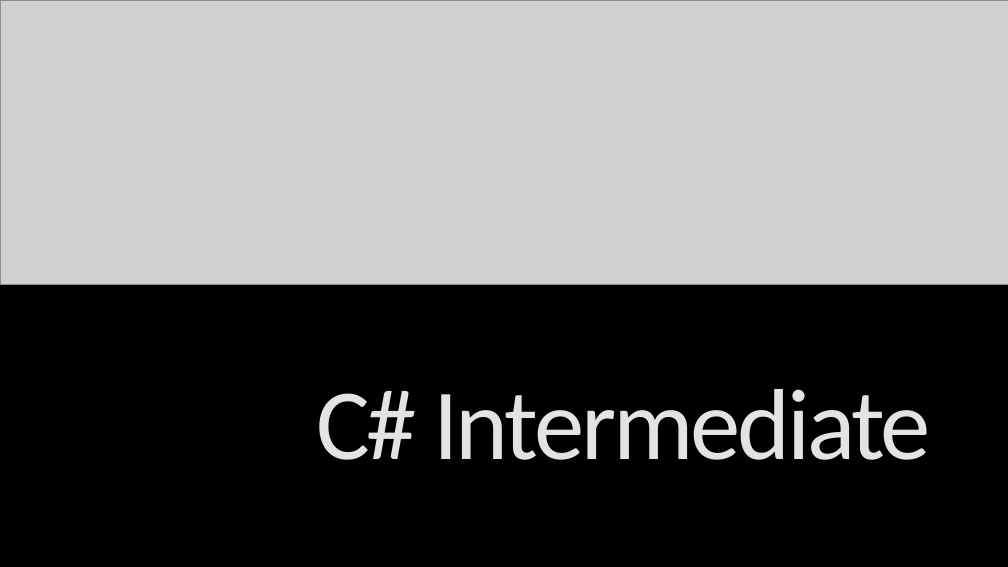
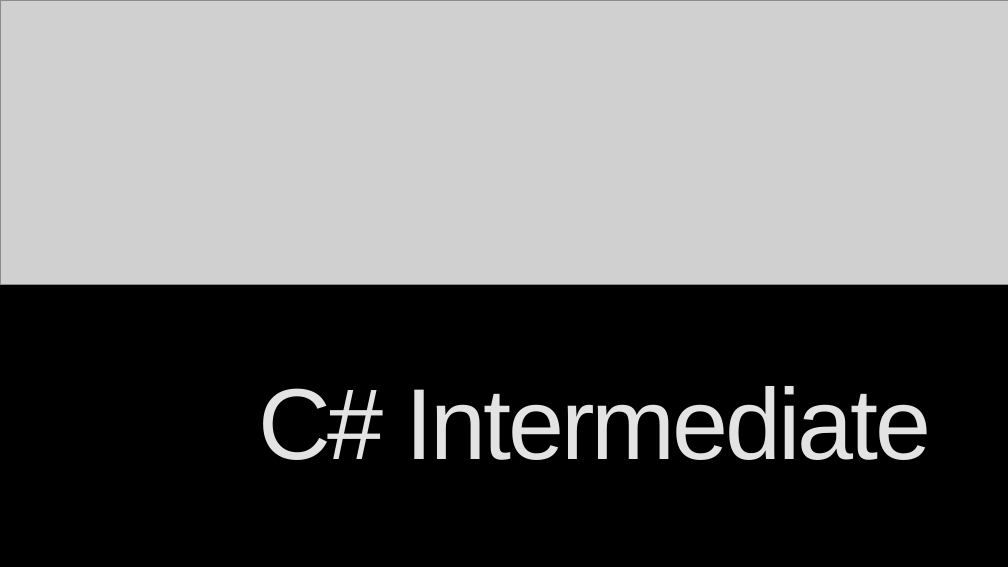
Before and after one commit to velizar92/CSharp-Programming-Presentations, a slide deck: slide 1 of C# Intermediate.pptx. Drawn at 1008x567 pixels with LibreOffice and Linux fonts; fonts in the diff are those of the drawing; grey boxes stand for pictures; background and template pictures are left out. Boxes give left, top, right and bottom in pixels: in the first picture for what was removed or moved away, otherwise in the second. Text is boxed around its words. In the diff, an @@ line names an element or a change of style, - is before the commit and + after.

Commit message:
C# Intermediate -> new slides

```diff
--- a/C# Intermediate.pptx
+++ b/C# Intermediate.pptx
@@ title "C# Intermediate" at (x1=258, y1=386, x2=932, y2=460): font Calibri to Arial @@
```
Also in this commit, not shown: 1 other slide changed, 8 slides added, 2 slides removed.
